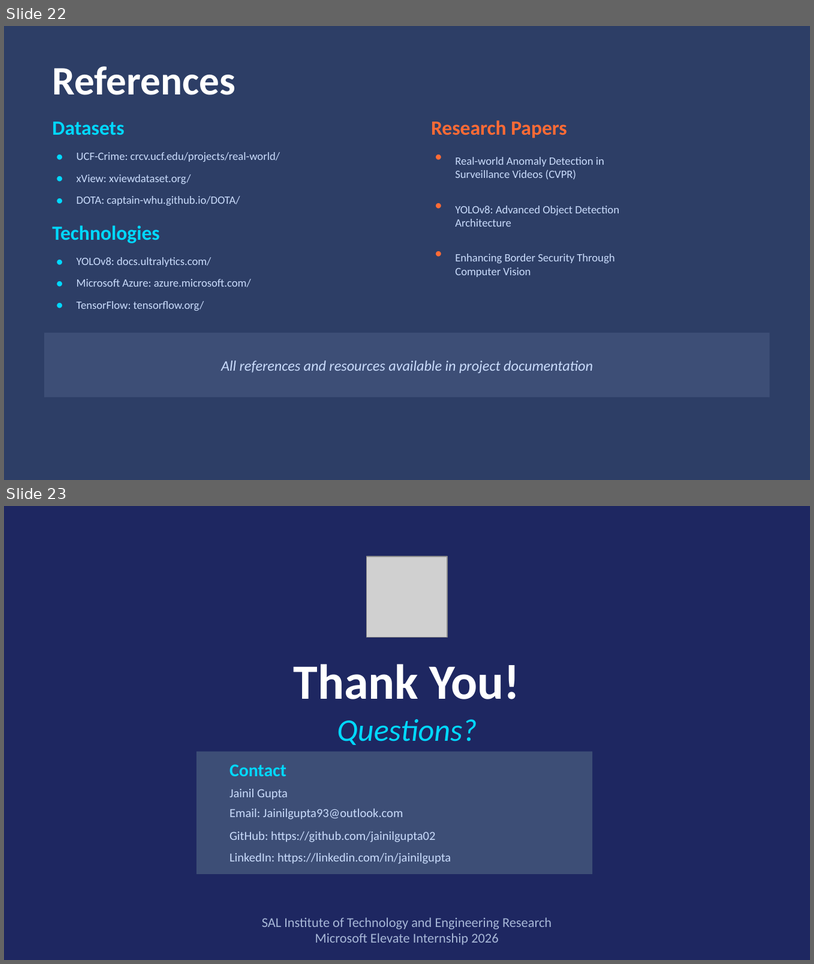
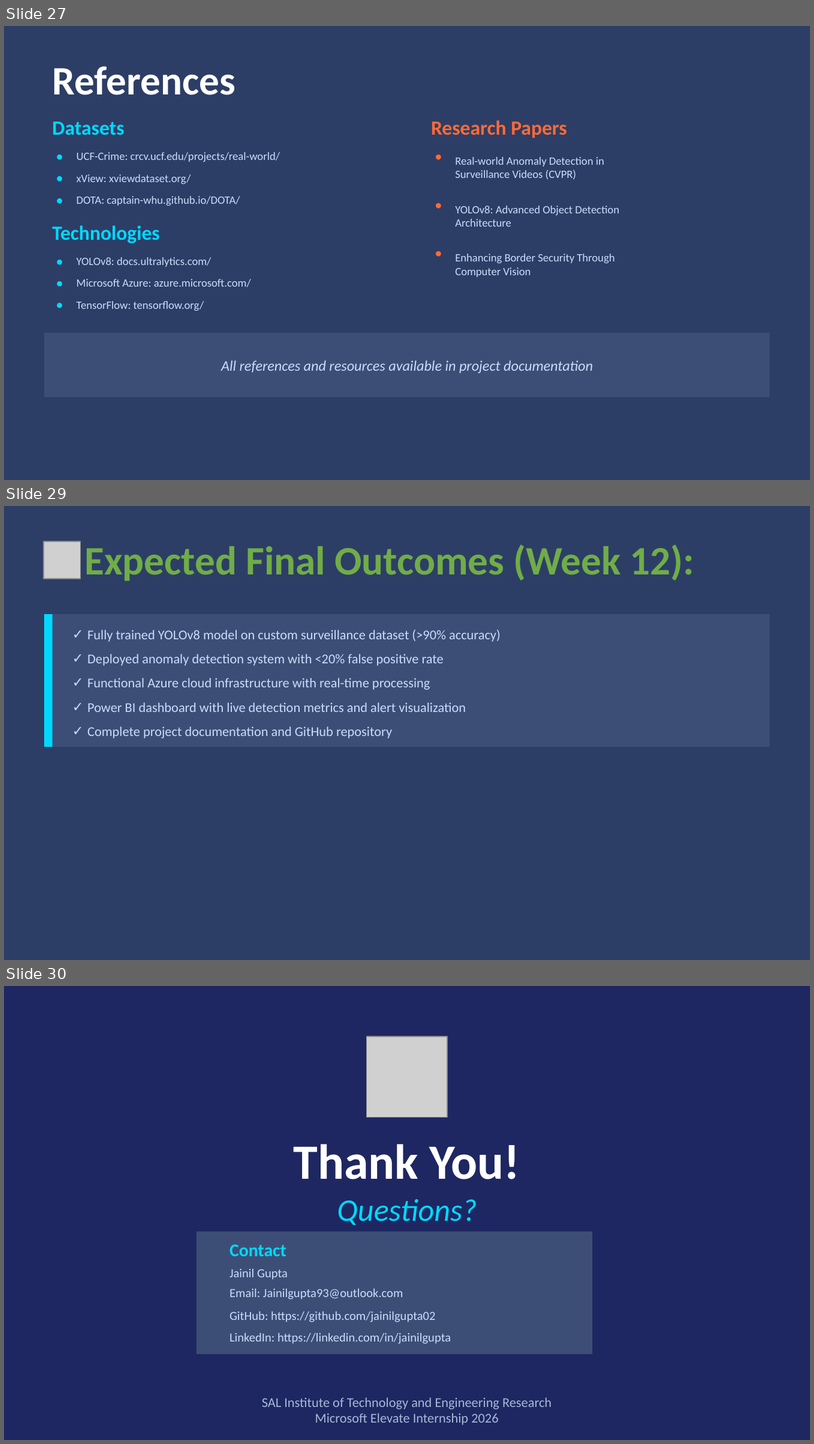
Before and after one commit to jainilgupta02/jay-gupta-ms-elevate-internship, a slide deck: Project/Border_Defence_Presentation.pptx. Shown one above the other, each under a label of ours: slides 22 and 23 before the commit, slides 27, 29 and 30 after it; the slides between them are not shown. The pictures are 814x964 and 814x1444 pixels, drawn with LibreOffice and Linux fonts; fonts in the diff are those of the drawing; grey boxes stand for pictures. Boxes give left, top, right and bottom in pixels: in the first picture for what was removed or moved away, otherwise in the second. Text is boxed around its words. In the diff, an @@ line names an element or a change of style, - is before the commit and + after.

Commit message:
Upadte the project and Internship progress

```diff
--- a/Project/Border_Defence_Presentation.pptx
+++ b/Project/Border_Defence_Presentation.pptx
@@ slide 29 added at <box>4,506,810,960</box>, background #2D3E66 @@
@@ picture added at <box>44,541,81,579</box> @@
@@ text added at <box>84,544,695,581</box>, 36 pt, text #70AD47, bold @@
+Expected Final Outcomes (Week 12):
@@ rectangle added at <box>44,614,770,747</box>, fill #3D4E76 @@
@@ rectangle added at <box>44,614,53,747</box>, fill #00D9FF @@
@@ text added at <box>87,630,501,738</box>, 12 pt, text #CADCFC @@
+✓ Fully trained YOLOv8 model on custom surveillance dataset (>90% accuracy)
+✓ Deployed anomaly detection system with <20% false positive rate
+✓ Functional Azure cloud infrastructure with real-time processing
+✓ Power BI dashboard with live detection metrics and alert visualization
+✓ Complete project documentation and GitHub repository
@@ what was slide 22 is now slide 27 @@
@@ what was slide 23 is now slide 30 @@
```
Also in this commit, not shown: 5 slides changed, 6 other slides added, 14 other files.
